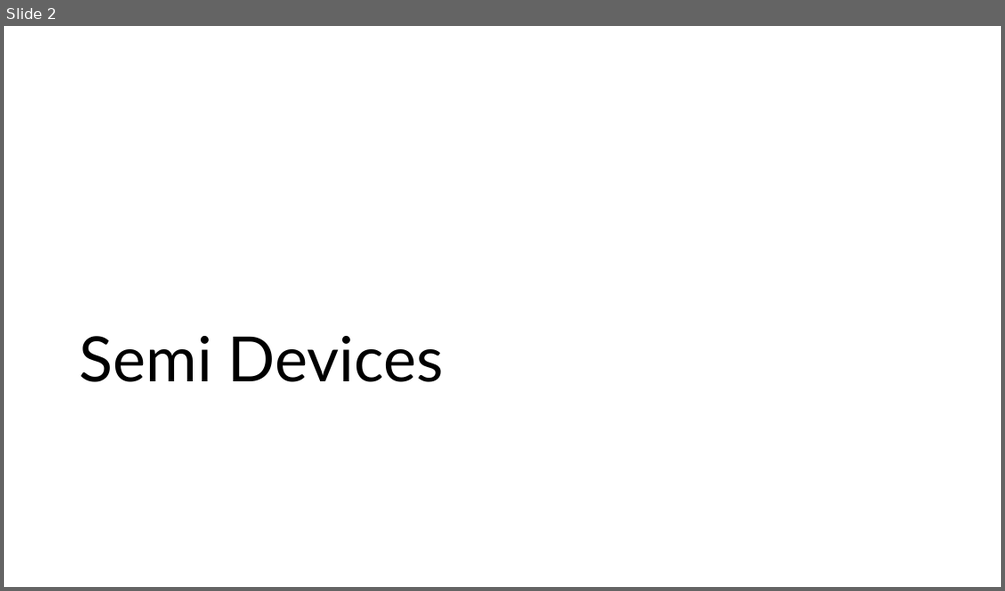
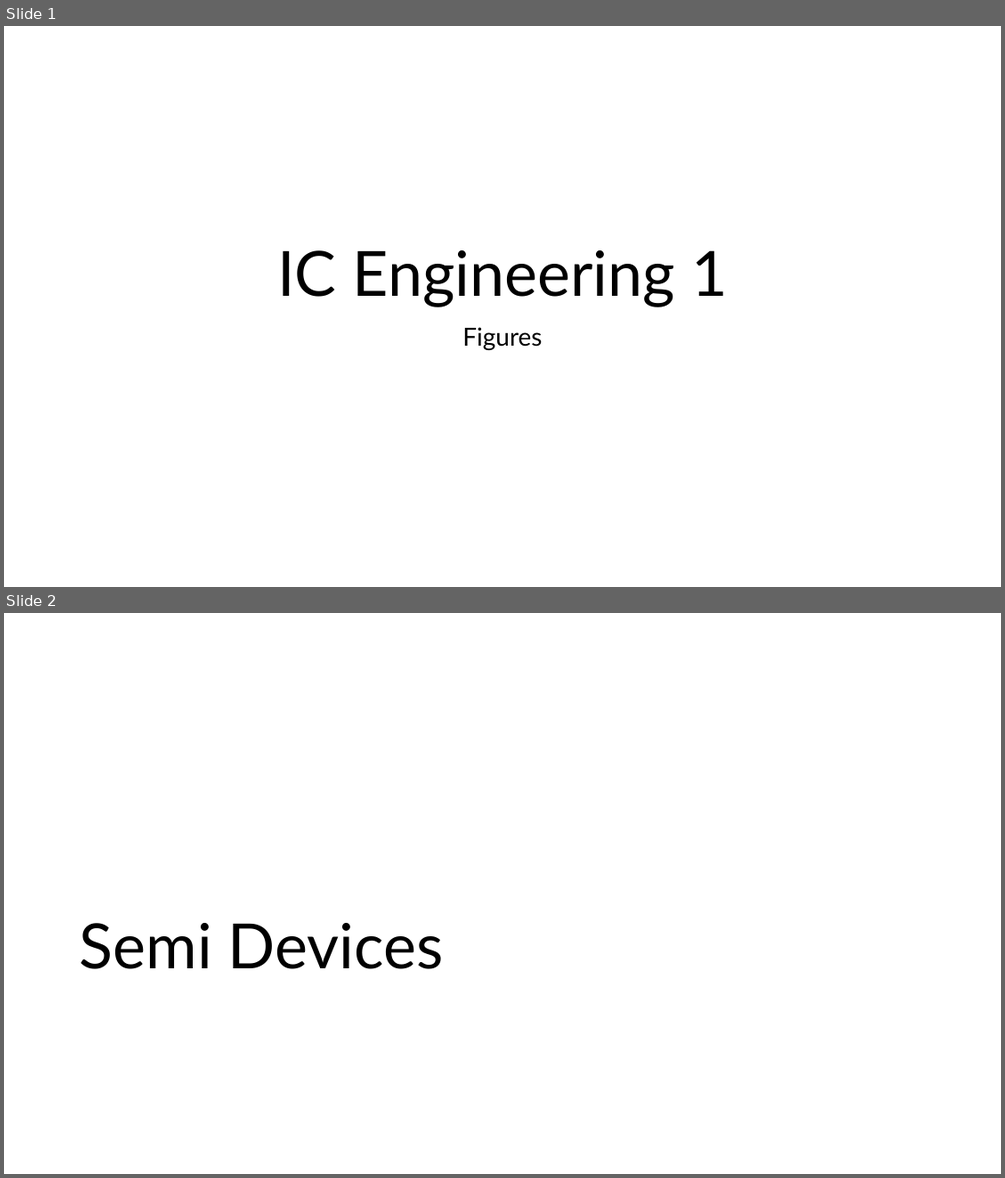
Before and after one commit to mixignal-press/ebook-ice1, a slide deck: figures/fig.pptx. Shown one above the other, each under a label of ours: slide 2 before the commit, slides 1 and 2 after it. The pictures are 1005x591 and 1005x1178 pixels, drawn with LibreOffice and Linux fonts; fonts in the diff are those of the drawing. Boxes give left, top, right and bottom in pixels: in the first picture for what was removed or moved away, otherwise in the second. Text is boxed around its words. In the diff, an @@ line names an element or a change of style, - is before the commit and + after.

```diff
--- a/figures/fig.pptx
+++ b/figures/fig.pptx
@@ slide 1 added at bbox=[4, 26, 1001, 587], background #FFFFFF @@
@@ title added at bbox=[277, 250, 728, 307], 60 pt, text #000000 @@
+IC Engineering 1
@@ subtitle added at bbox=[462, 327, 542, 350], 24 pt, text #000000 @@
+Figures
```
Also in this commit, not shown: 2 other slides added, 1 slide removed, 3 other files.
